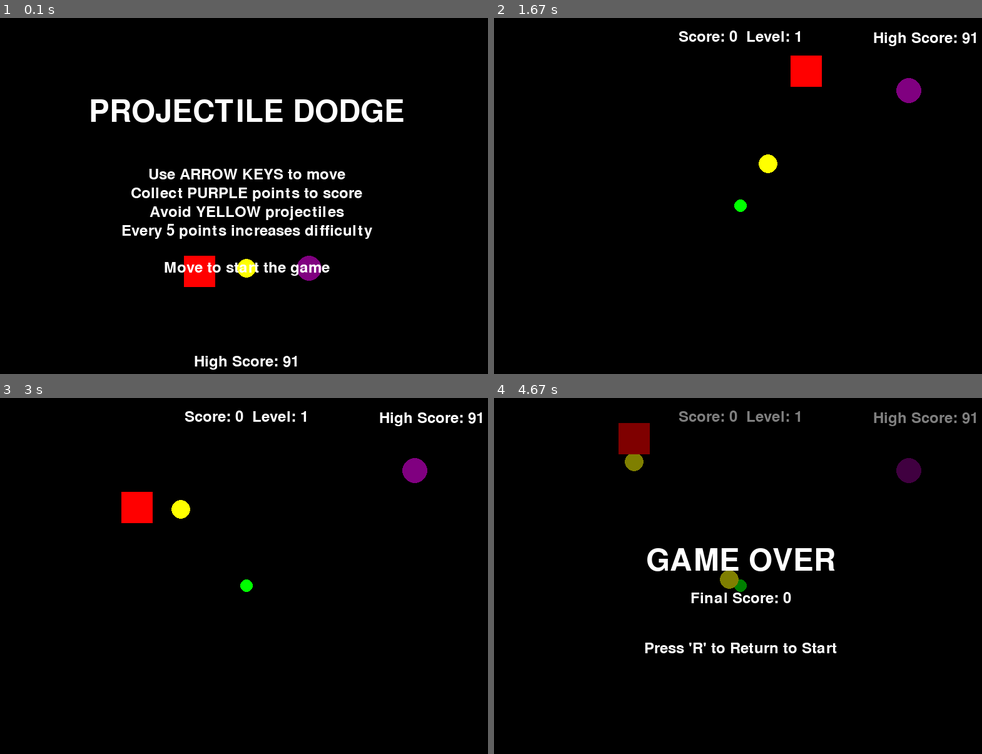
Above: before the commit, frames 1-4 (two rows, left to right).
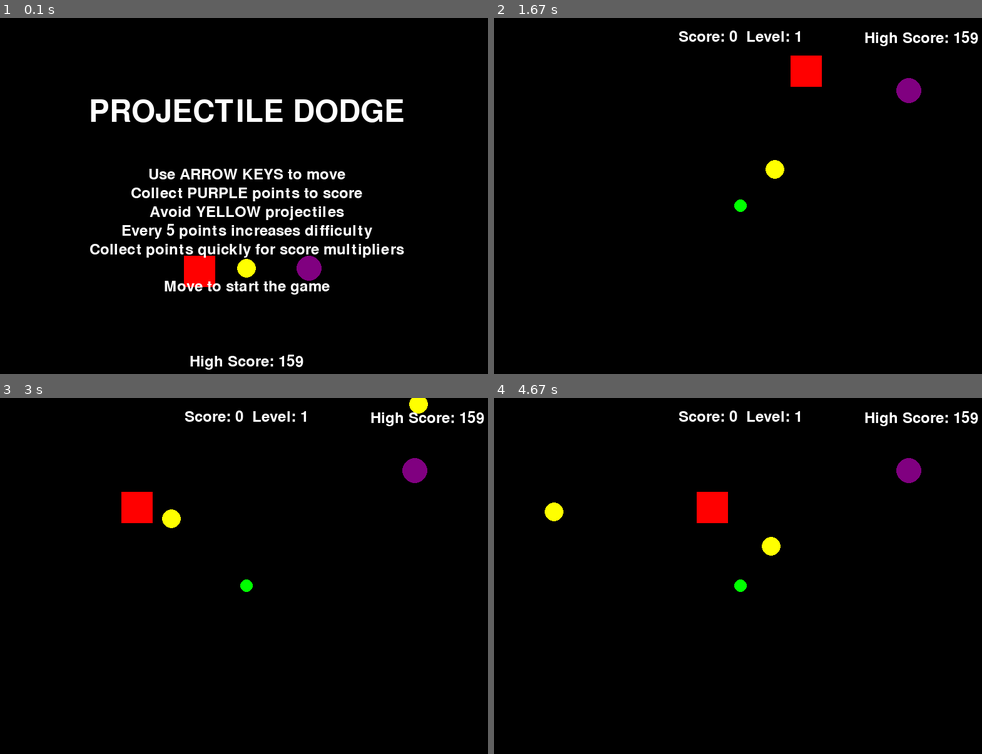
Above: after the commit, the same moments.

Repository: ThatDott/The-Last-Bluebook
Game: pygame game, started from pygame_template.py
Two runs of this game, one before a commit and one after it. Both use one fixed random seed, a clock stepped at 60 frames per second and the inputs below.
Inputs:
- Up to frame 1 (0.1 s): no input
- Up to frame 2 (1.67 s): hold Right 0.33-0.8 s; hold Up 0.83-1.13 s; hold Right 1.17-1.63 s
- Up to frame 3 (3 s): hold Left 1.67-2.2 s; hold Down 2.23-2.53 s; hold Left 2.57-2.97 s
- Up to frame 4 (4.67 s): hold Up 3-3.37 s; hold Right 3.4-4.03 s; hold Down 4.07-4.43 s; hold Left from 4.47 s (still down)

The runs differ from the first frame. In frame 1, 2.3% of the frame differs, in the area x 18-83%, y 63-99%; in frame 2, 0.6%; in frame 3, 0.8%; in frame 4, 4.9%, in the area x 10-100%, y 3-72%.

Commit message:
feat: add score multiplier system and wider projectile angles

Diff:
--- a/highscore.json
+++ b/highscore.json
@@ -1 +1 @@
-{"high_score": 91}
+{"high_score": 159}
--- a/pygame_template.py
+++ b/pygame_template.py
@@ -30,6 +30,7 @@
 BLUE = (0, 0, 255)
 YELLOW = (255, 255, 0)
 PURPLE = (128, 0, 128)
+ORANGE = (255, 165, 0)
 
 # Create the game window
 screen = pygame.display.set_mode((SCREEN_WIDTH, SCREEN_HEIGHT))
@@ -67,6 +68,13 @@
 high_score = 0
 difficulty_level = 1
 
+# Score multiplier variables
+score_multiplier = 1
+max_multiplier = 5
+multiplier_timer = 0
+multiplier_duration = 5.0  # 5 seconds to collect the next point
+last_point_time = 0
+
 # Highscore file
 highscore_file = os.path.join(os.path.dirname(os.path.abspath(__file__)), "highscore.json")
 
@@ -77,7 +85,7 @@
 last_projectile_time = time.time()
 base_projectile_interval = 1.0  # Base interval (1 projectile per second)
 projectile_interval = base_projectile_interval  # Current interval
-max_angle_deviation = 45  # Maximum angle deviation in degrees (±45° = 90° total range)
+max_angle_deviation = 60  # Maximum angle deviation in degrees (±60° = 120° total range)
 
 # Point object variables
 point_pos = [0, 0]
@@ -176,10 +184,25 @@
 
     return False
 
+def update_multiplier():
+    """Update the score multiplier based on time since last point"""
+    global score_multiplier, multiplier_timer
+
+    if score_multiplier > 1:
+        current_time = time.time()
+        elapsed = current_time - last_point_time
+
+        # Calculate remaining time for multiplier
+        multiplier_timer = max(0, multiplier_duration - elapsed)
+
+        # Reset multiplier if timer runs out
+        if multiplier_timer <= 0:
+            score_multiplier = 1
+
 def start_game():
     """Start a new game"""
     global player_pos, projectiles, game_state, score, last_projectile_time, point_pos
-    global difficulty_level, projectile_interval
+    global difficulty_level, projectile_interval, score_multiplier, last_point_time
 
     player_pos = [SCREEN_WIDTH // 4, SCREEN_HEIGHT // 4]
     projectiles = []
@@ -189,6 +212,8 @@
     projectile_interval = base_projectile_interval
     last_projectile_time = time.time()
     point_pos = generate_point_position()
+    score_multiplier = 1
+    last_point_time = time.time()
 
 def reset_game():
     """Reset the game state after game over"""
@@ -247,7 +272,7 @@
 
 def check_point_collision():
     """Check if player has collected the point"""
-    global score, point_pos
+    global score, point_pos, score_multiplier, last_point_time
 
     # Get player center
     player_center_x = player_pos[0] + player_size/2
@@ -264,7 +289,23 @@
 
     # Check collision (using player_size/2 + point_size as collision radius)
     if distance < (player_size/2 + point_size):
-        score += 1
+        current_time = time.time()
+
+        # Check if this point was collected within the multiplier time window
+        if current_time - last_point_time < multiplier_duration:
+            # Increase multiplier (up to max)
+            score_multiplier = min(score_multiplier + 1, max_multiplier)
+        else:
+            # Reset multiplier if too much time has passed
+            score_multiplier = 1
+
+        # Add score with multiplier
+        score += 1 * score_multiplier
+
+        # Update last point time
+        last_point_time = current_time
+
+        # Generate new point
         point_pos = generate_point_position()
         point_sound.play()  # Play point sound
 
@@ -280,6 +321,9 @@
 
     if game_state != STATE_PLAYING:
         return
+
+    # Update multiplier timer
+    update_multiplier()
 
     # Generate new projectile based on current interval
     current_time = time.time()
@@ -330,6 +374,7 @@
         "Collect PURPLE points to score",
         "Avoid YELLOW projectiles",
         "Every 5 points increases difficulty",
+        "Collect points quickly for score multipliers",
         "",
         "Move to start the game"
     ]
@@ -352,6 +397,27 @@
 
     screen.blit(high_score_text, high_score_rect)
 
+def draw_multiplier_bar():
+    """Draw the multiplier timer bar and current multiplier"""
+    if score_multiplier > 1:
+        # Draw multiplier text
+        font = pygame.font.SysFont(None, 36)
+        multiplier_text = font.render(f"{score_multiplier}x", True, ORANGE)
+        multiplier_rect = multiplier_text.get_rect(topleft=(20, 20))
+        screen.blit(multiplier_text, multiplier_rect)
+
+        # Draw timer bar background
+        bar_width = 150
+        bar_height = 15
+        bar_x = 60
+        bar_y = 30
+        pygame.draw.rect(screen, WHITE, (bar_x, bar_y, bar_width, bar_height), 1)
+
+        # Draw timer bar fill
+        fill_width = int((multiplier_timer / multiplier_duration) * bar_width)
+        if fill_width > 0:
+            pygame.draw.rect(screen, ORANGE, (bar_x, bar_y, fill_width, bar_height))
+
 def draw_game():
     """Draw the game screen"""
     # Clear the screen
@@ -380,6 +446,9 @@
 
     screen.blit(score_text, score_rect)
     screen.blit(high_score_text, high_score_rect)
+
+    # Draw multiplier bar if active
+    draw_multiplier_bar()
 
 def draw_game_over():
     """Draw the game over screen"""
